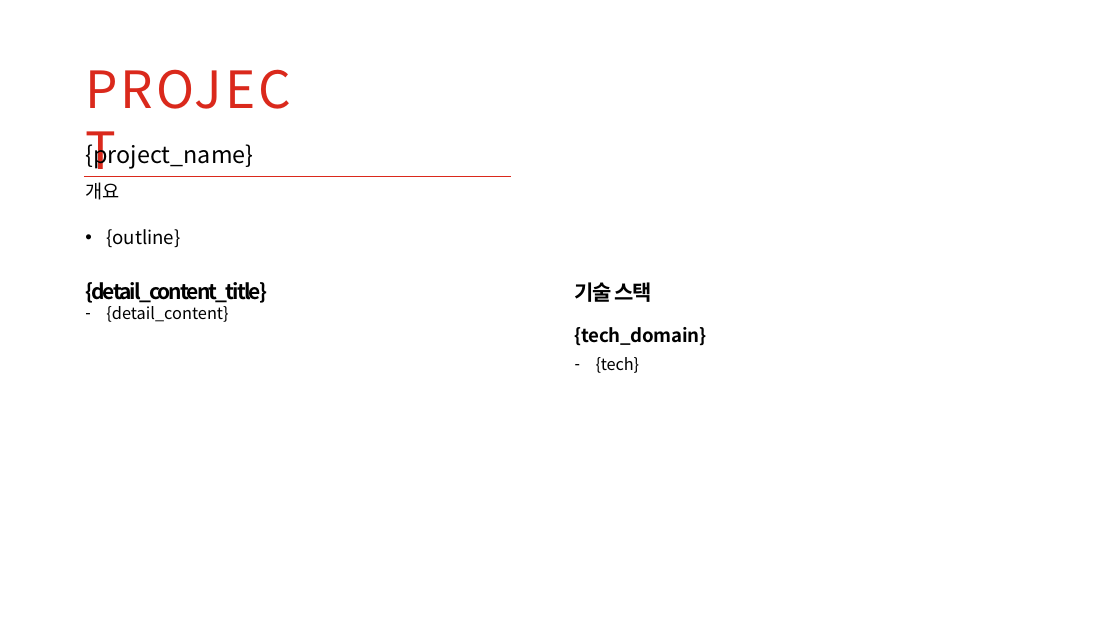
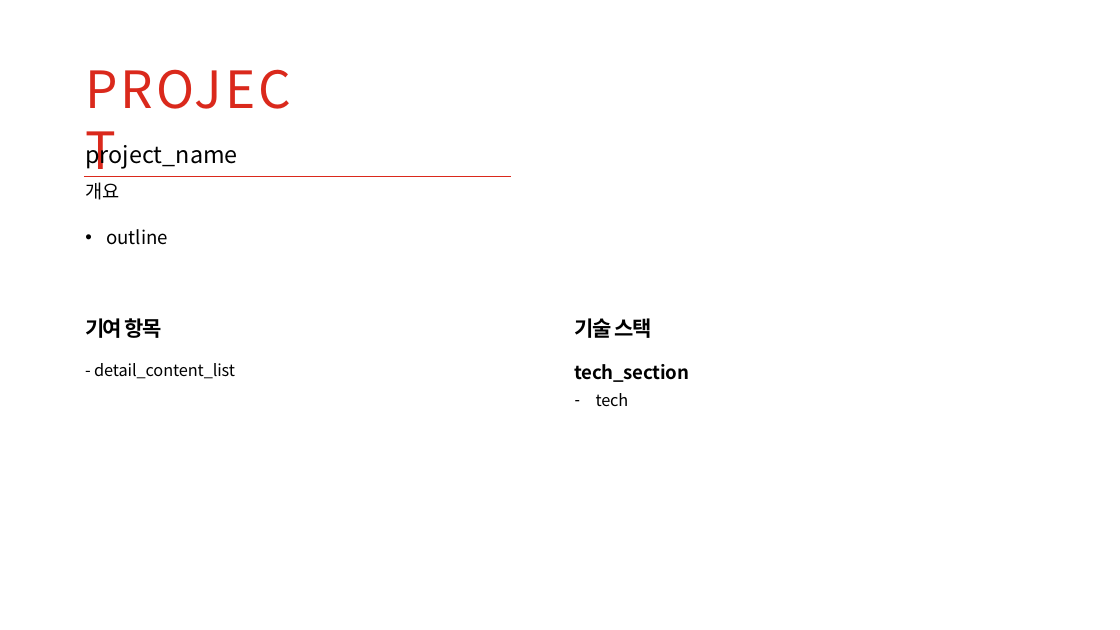
Before and after one commit to qja1998/github_mcp, a slide deck: slide 4 of ppt/sample.pptx. Drawn at 1120x630 pixels with LibreOffice and Linux fonts; fonts in the diff are those of the drawing; background and template pictures are left out. Boxes give left, top, right and bottom in pixels: in the first picture for what was removed or moved away, otherwise in the second. Text is boxed around its words. In the diff, an @@ line names an element or a change of style, - is before the commit and + after.

```diff
--- a/ppt/sample.pptx
+++ b/ppt/sample.pptx
@@ text at bbox=[100, 139, 238, 169]: text changed @@
-{project_name}
+project_name
@@ text at bbox=[106, 229, 168, 245]: text changed; size 18 to 16 pt @@
-• {outline}
-{detail_content_title}
-– {detail_content}
+• outline
@@ text added at bbox=[85, 318, 162, 338], 18 pt, text #000000, bold @@
+기여 항목
@@ text "기술 스택": place and size @@
-text "기술 스택" at bbox=[575, 282, 652, 302]
+text "기술 스택" at bbox=[575, 318, 652, 338]
@@ text added at bbox=[94, 363, 235, 379], 14 pt, text #000000 @@
+- detail_content_list
@@ text at bbox=[575, 364, 690, 407]: text changed @@
-{tech_domain}
-– {tech}
+tech_section
+– tech
```
Also in this commit, not shown: 4 other slides changed, 3 other files.
